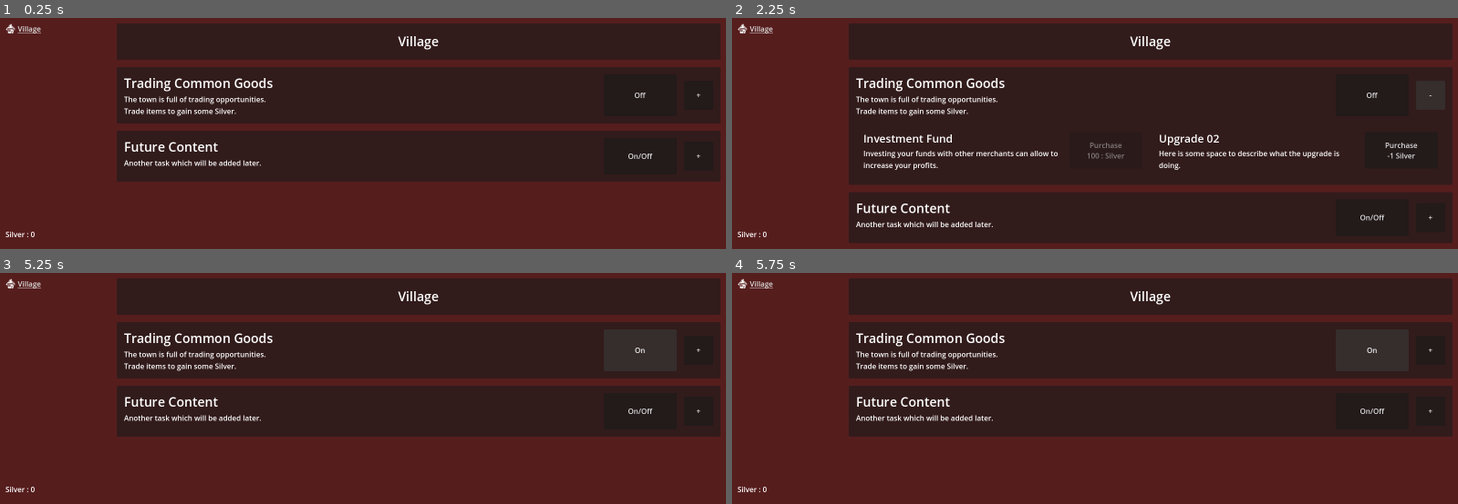
Above: before the commit, frames 1-4 (two rows, left to right).
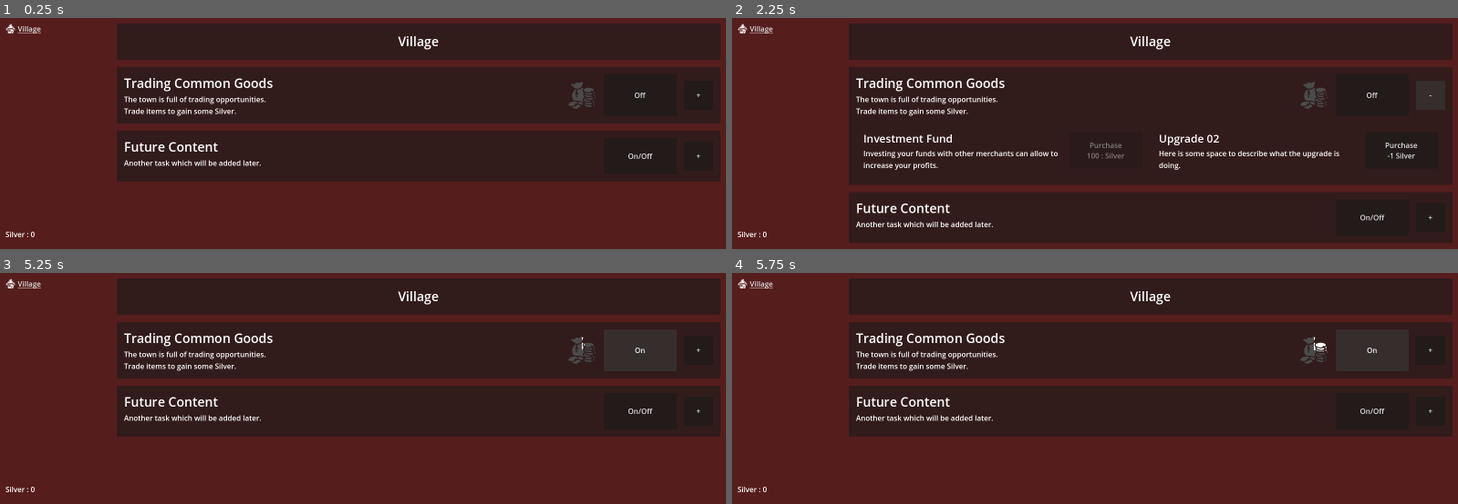
Above: after the commit, the same moments.

Repository: ZibelineDev/idle_tuto_reboot
Game: Godot game, scene res://singletons/game/game.tscn
Same seed, same stepped clock (60 frames per second), same inputs: the game is played once before the commit and once after it.
Inputs:
- Up to frame 1 (0.25 s): no input
- Up to frame 2 (2.25 s): click "Off" at 0.5 s; click "On" at 1.25 s; click "+" at 2 s
- Up to frame 3 (5.25 s): click "-" at 2.75 s; click "On/Off" at 3.5 s; click "+" at 4.25 s; click "Off" at 5 s
- Up to frame 4 (5.75 s): no input

The runs differ from the first frame. In frame 1, 0.2% of the frame differs, in the area x 78-83%, y 27-40%; in frame 2, 0.2%; in frame 3, 0.2%; in frame 4, 0.2%.

Commit message:
💄 Add a progress bar to the Silver Generation task

Diff:
--- a/scenes/user_interface/user_interface.tscn
+++ b/scenes/user_interface/user_interface.tscn
@@ -1,7 +1,7 @@
 [gd_scene load_steps=7 format=3 uid="uid://cu26oi1spy512"]
 
 [ext_resource type="Script" path="res://scenes/user_interface/user_interface.gd" id="1_yjqbu"]
-[ext_resource type="Texture2D" uid="uid://b5cskke7djqh6" path="res://assets/icons/mushroom-house (1).png" id="2_argk2"]
+[ext_resource type="Texture2D" uid="uid://b5cskke7djqh6" path="res://assets/icons/mushroom_house.png" id="2_argk2"]
 [ext_resource type="Script" path="res://scenes/user_interface/navigation_button.gd" id="2_w1f2f"]
 [ext_resource type="PackedScene" uid="uid://cfgqkghn7jtn" path="res://components/label_silver/label_silver.tscn" id="4_f8na8"]
 [ext_resource type="PackedScene" uid="uid://cmkdxgjy3xdrj" path="res://scenes/views/village/village.tscn" id="5_24757"]
--- /dev/null
+++ b/scenes/views/village/trading_goods_progress.gd
@@ -0,0 +1,5 @@
+extends TextureProgressBar
+
+
+func _process(_delta: float) -> void :
+	value = SilverGenerator.ref.get_progress()
--- a/scenes/views/village/village.tscn
+++ b/scenes/views/village/village.tscn
@@ -1,8 +1,11 @@
-[gd_scene load_steps=4 format=3 uid="uid://cmkdxgjy3xdrj"]
+[gd_scene load_steps=7 format=3 uid="uid://cmkdxgjy3xdrj"]
 
 [ext_resource type="Script" path="res://scenes/views/village/trading_goods.gd" id="1_btauh"]
 [ext_resource type="PackedScene" uid="uid://bv3q713yk7i2j" path="res://components/button_generator_toggle/generator_toggle_button.tscn" id="2_uhwqb"]
+[ext_resource type="Texture2D" uid="uid://cofxyfhu2ktkc" path="res://assets/icons/purse_background.png" id="2_xxb1s"]
+[ext_resource type="Texture2D" uid="uid://dmmyrdjir3ts4" path="res://assets/icons/purse.png" id="3_klhi7"]
 [ext_resource type="Script" path="res://scenes/views/village/silver_generator_upgrade_01.gd" id="3_ls47u"]
+[ext_resource type="Script" path="res://scenes/views/village/trading_goods_progress.gd" id="4_prlkl"]
 
 [node name="Village" type="MarginContainer"]
 anchors_preset = 15
@@ -65,6 +68,15 @@
 Trade items to gain some Silver."
 autowrap_mode = 3
 
+[node name="TextureProgressBar" type="TextureProgressBar" parent="VBoxContainer/TradingGoods/MarginContainer/VBoxContainer/HBoxContainer"]
+layout_mode = 2
+size_flags_horizontal = 4
+size_flags_vertical = 4
+fill_mode = 4
+texture_under = ExtResource("2_xxb1s")
+texture_progress = ExtResource("3_klhi7")
+script = ExtResource("4_prlkl")
+
 [node name="GeneratorToggleButton" parent="VBoxContainer/TradingGoods/MarginContainer/VBoxContainer/HBoxContainer" instance=ExtResource("2_uhwqb")]
 custom_minimum_size = Vector2(160, 80)
 layout_mode = 2
--- a/singletons/silver_generator/silver_generator.gd
+++ b/singletons/silver_generator/silver_generator.gd
@@ -51,6 +51,15 @@
 	return _upgrade_01
 
 
+func get_progress() -> float :
+	if not is_active() : return 0
+
+	var progress : float = 1 - (_timer.time_left / _timer.wait_time)
+	progress = progress * 100
+
+	return progress
+
+
 func _generate_silver() -> void :
 	var roll : int = randi_range(_generated_silver_per_tick.x, _generated_silver_per_tick.y)
 
Renamed: assets/icons/mushroom-house (1).png -> assets/icons/mushroom_house.png
Not shown, added: assets/icons/mushroom_house.png.import
Binary file added: assets/icons/purse.png
Not shown, added: assets/icons/purse.png.import
Binary file added: assets/icons/purse_background.png
Not shown, changed: assets/icons/purse_background.png.import
